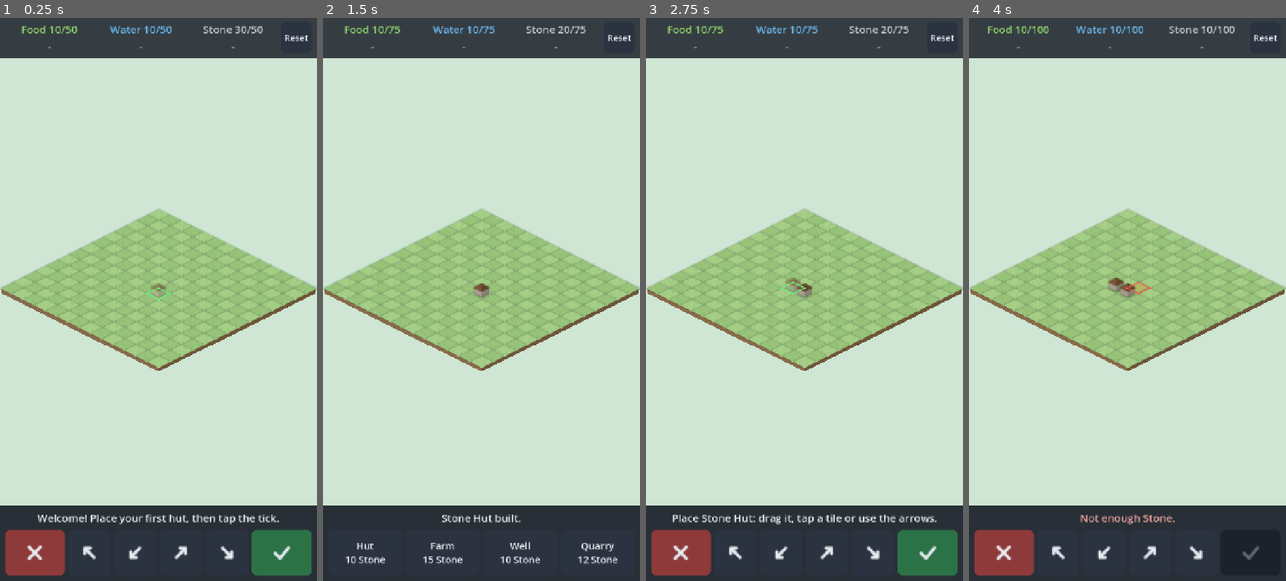
Above: before the commit, frames 1-4 (left to right).
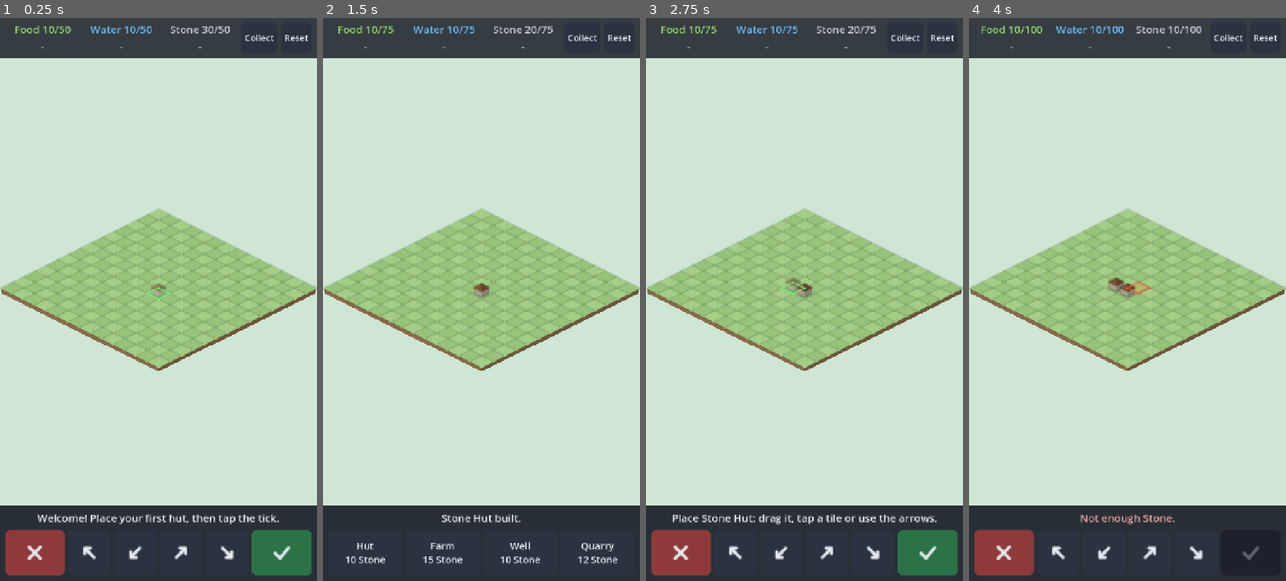
Above: after the commit, the same moments.

Repository: DenizErhan/community-world
Game: Godot game, scene res://main.tscn
The game is run twice, just before and just after one commit, with the same random seed, the same clock (stepped at 60 frames per second) and the same inputs.
Inputs (mouse positions are in pixels of both pictures, inside the frame that each line leads up to):
- Up to frame 1 (0.25 s): no input
- Up to frame 2 (1.5 s): click (582, 34) at 0.5 s, where only the run after the commit has a clickable "Collect"; click (605, 552) at 1.25 s
- Up to frame 3 (2.75 s): click "Hut 10 Stone" at 2 s
- Up to frame 4 (4 s): click (1251, 552) at 2.75 s; click "Farm 15 Stone" at 3.5 s

The runs differ from the first frame. In frame 1, 0.7% of the frame differs, in the area x 4-87%, y 1-6%; in frame 2, 0.7%; in frame 3, 0.7%; in frame 4, 0.7%.

Commit message:
Add collect loop and building upgrades
Buildings now store their own output (badge to collect, Collect-all button);
levels 1-3 raise output, store size and Hut storage, driven by buildings.json.
Age-up requirements are data only for now. Saves keep levels and stores.

Co-Authored-By: Claude Sonnet 5.5 <noreply@anthropic.com>
Claude-Session: https://claude.ai/code/session_016ros76NVFMTGyZbCKn3eVg

Diff:
--- a/data/buildings.json
+++ b/data/buildings.json
@@ -8,6 +8,23 @@
   },
   "base_capacity": 50,
   "max_offline_hours": 8,
+  "bucket_seconds": 120,
+  "upgrade": {
+    "max_level": 3,
+    "cost_growth": 1.8,
+    "prod_growth": 1.5,
+    "capacity_growth": 2.0,
+    "bucket_growth": 1.6
+  },
+  "age_up": {
+    "next": "iron",
+    "requires": {
+      "hut": 2,
+      "farm": 2,
+      "well": 2,
+      "quarry": 2
+    }
+  },
   "start": {
     "food": 10,
     "water": 10,
--- a/data/locales/en.json
+++ b/data/locales/en.json
@@ -14,6 +14,8 @@
 
   "ui.reset": "Reset",
   "ui.reset_confirm": "Sure?",
+  "ui.collect_all": "Collect",
+  "ui.level_mark": "Lv {n}",
   "ui.res_line": "{name} {cur}/{cap}",
   "ui.rate": "+{rate}/s",
   "ui.no_rate": "-",
@@ -23,7 +25,9 @@
   "info.produces": "+{rate} {res}/s",
   "info.storage": "storage +{n}",
   "info.join": ", ",
-  "info.line": "{name}: {details}",
+  "info.holds": "holds {n}",
+  "info.selected": "{name}, level {lv}/{max}: {details}",
+  "info.next_level": "Level {lv}: {details}. Upgrade costs {cost}.",
 
   "place.new": "Place {name}: drag it, tap a tile or use the arrows.",
   "place.move": "Moving {name} ({details}).",
@@ -34,10 +38,16 @@
   "toast.need_building": "Build a {name} first.",
   "toast.not_enough": "Not enough {res}.",
   "toast.built": "{name} built.",
-  "toast.upgrade_soon": "Upgrades are not available yet.",
+  "toast.upgraded": "{name} upgraded to level {lv}.",
+  "toast.upgrade_cost": "Upgrade costs {cost}.",
+  "toast.upgrade_needs": "Upgrade your {name} to level {n} first.",
+  "toast.max_level": "{name} is at the highest level.",
+  "toast.collected": "Collected: {gains}",
+  "toast.storage_full": "Storage is full. Spend some resources or upgrade the Hut.",
+  "toast.nothing_to_collect": "Nothing to collect yet.",
   "toast.confirm_remove": "Tap the bin again to remove {name}. You get back 50%: {refund}.",
   "toast.removed": "{name} removed. 50% refunded: {refund}.",
   "toast.reset_done": "Village reset.",
-  "toast.offline": "While you were away: {gains}",
+  "toast.offline": "While you were away your buildings made: {gains}. Tap the badges to collect.",
   "toast.offline_part": "+{n} {res}"
 }
--- a/design/tokens.json
+++ b/design/tokens.json
@@ -139,6 +139,14 @@
       "confirm_stretch": 1.4,
       "view_margin": 90
     },
+    "badge": {
+      "note": "Collect badge floating over a building that holds output; constant size on screen.",
+      "radius": 26,
+      "lift": 100,
+      "ring": 4,
+      "font": 22,
+      "level_font": 18
+    },
     "actionbar": {
       "note": "Tapping a building selects it and shows these four actions under it: info, move, upgrade, remove. Remove needs a second tap.",
       "button": 84,
--- a/main.gd
+++ b/main.gd
@@ -44,6 +44,15 @@
 var stock: Dictionary = {}       # kaynak id -> float
 var rates: Dictionary = {}       # resource id -> production per second
 var caps: Dictionary = {}        # resource id -> storage cap
+
+# Per-building state (keyed by tile like `buildings`): upgrade level and uncollected output.
+var levels: Dictionary = {}      # tile -> level (1 = default)
+var bucket: Dictionary = {}      # tile -> {resource: amount waiting to be collected}
+var bucket_seconds: float = 120.0
+var upg: Dictionary = {}         # default upgrade rules from buildings.json
+var age_up: Dictionary = {}
+var btn_upgrade: Button
+var collect_btn: Button
 
 # Selection: tapping a building selects it and shows an action menu under it.
 var sel_tile: Vector2i = Vector2i(-1, -1)
@@ -131,6 +140,9 @@
 	grid_h = int(g.get("h", 14))
 	base_capacity = float(cfg.get("base_capacity", 50))
 	max_offline = float(cfg.get("max_offline_hours", 8)) * 3600.0
+	bucket_seconds = float(cfg.get("bucket_seconds", 120))
+	upg = cfg.get("upgrade", {})
+	age_up = cfg.get("age_up", {})
 	res_defs = cfg.get("resources", {})
 	start_stock = cfg.get("start", {})
 	for b in cfg.get("buildings", []):
@@ -193,16 +205,141 @@
 		rates[r] = 0.0
 		caps[r] = base_capacity
 	for t in buildings:
-		var d: Dictionary = defs[buildings[t]]
-		var prod: Dictionary = d.get("produces", {})
-		for r in prod:
-			rates[r] = float(rates[r]) + float(prod[r])
-		var cap_add: float = float(d.get("capacity", 0))
+		var id: String = buildings[t]
+		for r in defs[id].get("produces", {}):
+			rates[r] = float(rates[r]) + _rate_at(id, _level(t), r)
+		var cap_add := _capacity_at(id, _level(t))
 		if cap_add > 0.0:
 			for r in res_defs:
 				caps[r] = float(caps[r]) + cap_add
 	for r in res_defs:
 		stock[r] = minf(float(stock[r]), float(caps[r]))
+
+
+# ---------------------------------------------------------------- levels (data-driven, buildings.json)
+
+## A building's own "upgrade" block overrides the global defaults.
+func _up(id: String, key: String) -> float:
+	return float(defs[id].get("upgrade", {}).get(key, upg.get(key, 1.0)))
+
+
+func _level(t: Vector2i) -> int:
+	return int(levels.get(t, 1))
+
+
+func _max_level(id: String) -> int:
+	return int(_up(id, "max_level"))
+
+
+func _rate_at(id: String, lv: int, r: String) -> float:
+	return float(defs[id].get("produces", {}).get(r, 0.0)) * pow(_up(id, "prod_growth"), lv - 1)
+
+
+func _capacity_at(id: String, lv: int) -> float:
+	return float(defs[id].get("capacity", 0)) * pow(_up(id, "capacity_growth"), lv - 1)
+
+
+## How much of one resource a building can hold before you collect it.
+func _bucket_cap_at(id: String, lv: int, r: String) -> float:
+	return float(defs[id].get("produces", {}).get(r, 0.0)) * bucket_seconds * pow(_up(id, "bucket_growth"), lv - 1)
+
+
+## Cost to go from level `lv` to `lv + 1`.
+func _upgrade_cost(id: String, lv: int) -> Dictionary:
+	var out := {}
+	var cost: Dictionary = defs[id].get("cost", {})
+	for r in cost:
+		out[r] = ceilf(float(cost[r]) * pow(_up(id, "cost_growth"), lv))
+	return out
+
+
+## Everything spent on a building so far (build + upgrades).
+func _invested(id: String, lv: int) -> Dictionary:
+	var out: Dictionary = defs[id].get("cost", {}).duplicate()
+	for l in range(1, lv):
+		var c := _upgrade_cost(id, l)
+		for r in c:
+			out[r] = float(out.get(r, 0.0)) + float(c[r])
+	return out
+
+
+func _best_level(id: String) -> int:
+	var best := 0
+	for t in buildings:
+		if buildings[t] == id:
+			best = maxi(best, _level(t))
+	return best
+
+
+## Age-up needs certain buildings at certain levels. Returns [{id, have, need}].
+func _age_progress() -> Array:
+	var out: Array = []
+	var req: Dictionary = age_up.get("requires", {})
+	for id in req:
+		out.append({"id": id, "have": _best_level(id), "need": int(req[id])})
+	return out
+
+
+func _age_ready() -> bool:
+	for e in _age_progress():
+		if int(e["have"]) < int(e["need"]):
+			return false
+	return not age_up.is_empty()
+
+
+func _bucket_total(t: Vector2i) -> float:
+	var n := 0.0
+	for r in bucket.get(t, {}):
+		n += float(bucket[t][r])
+	return n
+
+
+## Moves uncollected output into village storage (as much as fits). Returns what was taken.
+func _collect(t: Vector2i) -> Dictionary:
+	var got := {}
+	if not bucket.has(t):
+		return got
+	var b: Dictionary = bucket[t]
+	for r in b:
+		var take := minf(float(b[r]), float(caps[r]) - float(stock[r]))
+		take = floorf(take) if take < float(b[r]) else take
+		if take > 0.0:
+			stock[r] = float(stock[r]) + take
+			b[r] = float(b[r]) - take
+			got[r] = take
+	return got
+
+
+func _gains_text(got: Dictionary) -> String:
+	var parts: PackedStringArray = []
+	for r in got:
+		if float(got[r]) >= 1.0:
+			parts.append(Loc.t("toast.offline_part", {"n": int(float(got[r])), "res": _rname(r)}))
+	return Loc.t("info.join").join(parts)
+
+
+func _collect_and_report(tiles: Array) -> void:
+	var total := {}
+	var waiting := 0.0
+	for t in tiles:
+		var got := _collect(t)
+		for r in got:
+			total[r] = float(total.get(r, 0.0)) + float(got[r])
+		waiting += _bucket_total(t)
+	_update_hud()
+	queue_redraw()
+	var txt := _gains_text(total)
+	if txt != "":
+		_toast(Loc.t("toast.collected", {"gains": txt}))
+		_save_game()
+	elif waiting >= 1.0:
+		_toast(Loc.t("toast.storage_full"))
+	else:
+		_toast(Loc.t("toast.nothing_to_collect"))
+
+
+func _collect_all() -> void:
+	_collect_and_report(buildings.keys())
 
 
 func _rname(r: String) -> String:
@@ -254,14 +391,12 @@
 func _process(delta: float) -> void:
 	if not ready_ok:
 		return
-	for r in rates:
-		var rate: float = rates[r]
-		if rate > 0.0:
-			stock[r] = minf(float(caps[r]), float(stock[r]) + rate * delta)
+	_produce(delta)
 	hud_timer += delta
 	if hud_timer >= 0.2:
 		hud_timer = 0.0
 		_update_hud()
+		queue_redraw()   # collect badges grow over time
 	save_timer += delta
 	if save_timer >= 5.0:
 		save_timer = 0.0
@@ -277,6 +412,19 @@
 	_position_menu()
 
 
+func _produce(delta: float) -> void:
+	for t in buildings:
+		var id: String = buildings[t]
+		var prod: Dictionary = defs[id].get("produces", {})
+		if prod.is_empty():
+			continue
+		var b: Dictionary = bucket.get(t, {})
+		var lv := _level(t)
+		for r in prod:
+			b[r] = minf(_bucket_cap_at(id, lv, r), float(b.get(r, 0.0)) + _rate_at(id, lv, r) * delta)
+		bucket[t] = b
+
+
 func _tap(t: Vector2i) -> void:
 	if pending_id != "":
 		if _in_grid(t):
@@ -296,6 +444,9 @@
 	sel_tile = t
 	action_menu.visible = true
 	_position_menu()
+	var id: String = buildings[t]
+	_toast(Loc.t("info.selected", {"name": _bname(id), "lv": _level(t), "max": _max_level(id), "details": _details(id, _level(t))}))
+	_refresh_menu()
 	queue_redraw()
 
 
@@ -337,10 +488,34 @@
 	action_menu.position = pos
 
 
+func _refresh_menu() -> void:
+	if btn_upgrade == null or not buildings.has(sel_tile):
+		return
+	var id: String = buildings[sel_tile]
+	var lv := _level(sel_tile)
+	var ok := lv < _max_level(id) and _afford(_upgrade_cost(id, lv)) and _upgrade_blocker(id, lv) == ""
+	btn_upgrade.modulate = Color.WHITE if ok else _ucol("button_unaffordable_tint")
+
+
+## Empty = can upgrade (apart from cost). Non-hut buildings cannot pass the level of the building they require.
+func _upgrade_blocker(id: String, lv: int) -> String:
+	if lv >= _max_level(id):
+		return Loc.t("toast.max_level", {"name": _bname(id)})
+	var req: String = String(defs[id].get("requires", ""))
+	if req != "" and _best_level(req) < lv + 1:
+		return Loc.t("toast.upgrade_needs", {"name": _bname(req), "n": lv + 1})
+	return ""
+
+
 func _on_info_pressed() -> void:
-	if buildings.has(sel_tile):
-		var id: String = buildings[sel_tile]
-		_toast(Loc.t("info.line", {"name": _bname(id), "details": _details(id)}))
+	if not buildings.has(sel_tile):
+		return
+	var id: String = buildings[sel_tile]
+	var lv := _level(sel_tile)
+	if lv >= _max_level(id):
+		_toast(Loc.t("toast.max_level", {"name": _bname(id)}))
+	else:
+		_toast(Loc.t("info.next_level", {"lv": lv + 1, "details": _details(id, lv + 1), "cost": _cost_text(_upgrade_cost(id, lv))}))
 
 
 func _on_move_pressed() -> void:
@@ -351,7 +526,28 @@
 
 
 func _on_upgrade_pressed() -> void:
-	_toast(Loc.t("toast.upgrade_soon"))
+	if not buildings.has(sel_tile):
+		return
+	var id: String = buildings[sel_tile]
+	var lv := _level(sel_tile)
+	var blocked := _upgrade_blocker(id, lv)
+	if blocked != "":
+		_toast(blocked)
+		return
+	var cost := _upgrade_cost(id, lv)
+	for r in cost:
+		if float(stock.get(r, 0.0)) < float(cost[r]):
+			_toast(Loc.t("toast.upgrade_cost", {"cost": _cost_text(cost)}))
+			return
+	for r in cost:
+		stock[r] = float(stock[r]) - float(cost[r])
+	levels[sel_tile] = lv + 1
+	_recalc()
+	_update_hud()
+	_save_game()
+	_toast(Loc.t("toast.upgraded", {"name": _bname(id), "lv": lv + 1}))
+	_refresh_menu()
+	queue_redraw()
 
 
 func _on_remove_pressed() -> void:
@@ -366,7 +562,7 @@
 	var red := _ucol("button_cancel")
 	btn_remove.add_theme_stylebox_override("normal", _button_style(red))
 	btn_remove.add_theme_stylebox_override("hover", _button_style(red))
-	_toast(Loc.t("toast.confirm_remove", {"name": _bname(buildings[sel_tile]), "refund": _cost_text(_refund_of(buildings[sel_tile]))}))
+	_toast(Loc.t("toast.confirm_remove", {"name": _bname(buildings[sel_tile]), "refund": _cost_text(_refund_of(buildings[sel_tile], _level(sel_tile)))}))
 
 
 func _place(t: Vector2i, id: String) -> void:
@@ -379,6 +575,8 @@
 	for r in cost:
 		stock[r] = float(stock[r]) - float(cost[r])
 	buildings[t] = id
+	levels[t] = 1
+	bucket.erase(t)
 	_recalc()
 	_update_hud()
 	_save_game()
@@ -388,34 +586,37 @@
 func _remove_at(t: Vector2i) -> void:
 	if not buildings.has(t):
 		return
-	var buildings_id_removed: String = buildings[t]
-	var d: Dictionary = defs[buildings_id_removed]
-	var cost: Dictionary = d.get("cost", {})
-	for r in cost:
-		stock[r] = float(stock[r]) + floorf(float(cost[r]) * 0.5)
+	var id: String = buildings[t]
+	_collect(t)   # whatever fits in storage is kept; the rest is lost with the building
+	var refund := _refund_of(id, _level(t))
+	for r in refund:
+		stock[r] = float(stock[r]) + float(refund[r])
 	buildings.erase(t)
+	levels.erase(t)
+	bucket.erase(t)
 	_recalc()
 	_update_hud()
 	_save_game()
-	_toast(Loc.t("toast.removed", {"name": _bname(buildings_id_removed), "refund": _cost_text(_refund_of(buildings_id_removed))}))
-
-
-## Half of the build cost, rounded down: what demolishing gives back.
-func _refund_of(id: String) -> Dictionary:
+	_toast(Loc.t("toast.removed", {"name": _bname(id), "refund": _cost_text(refund)}))
+
+
+## Half of everything spent on the building (build + upgrades), rounded down.
+func _refund_of(id: String, lv: int = 1) -> Dictionary:
 	var out := {}
-	var cost: Dictionary = defs[id].get("cost", {})
-	for r in cost:
-		out[r] = floorf(float(cost[r]) * 0.5)
+	var spent := _invested(id, lv)
+	for r in spent:
+		out[r] = floorf(float(spent[r]) * 0.5)
 	return out
 
 
-func _details(id: String) -> String:
+func _details(id: String, lv: int = 1) -> String:
 	var d: Dictionary = defs[id]
 	var parts: PackedStringArray = []
 	var prod: Dictionary = d.get("produces", {})
 	for r in prod:
-		parts.append(Loc.t("info.produces", {"rate": "%.1f" % float(prod[r]), "res": _rname(r)}))
-	var cap_add: float = float(d.get("capacity", 0))
+		parts.append(Loc.t("info.produces", {"rate": "%.1f" % _rate_at(id, lv, r), "res": _rname(r)}))
+		parts.append(Loc.t("info.holds", {"n": int(_bucket_cap_at(id, lv, r))}))
+	var cap_add := _capacity_at(id, lv)
 	if cap_add > 0.0:
 		parts.append(Loc.t("info.storage", {"n": int(cap_add)}))
 	return Loc.t("info.join").join(parts)
@@ -511,6 +712,11 @@
 		if t != from:
 			buildings.erase(from)
 			buildings[t] = id
+			levels[t] = _level(from)
+			levels.erase(from)
+			if bucket.has(from):
+				bucket[t] = bucket[from]
+				bucket.erase(from)
 			_save_game()
 			_toast(Loc.t("toast.moved", {"name": _bname(id)}))
 	else:
@@ -590,6 +796,8 @@
 func _reset_game() -> void:
 	_end_place()
 	buildings.clear()
+	levels.clear()
+	bucket.clear()
 	for r in res_defs:
 		stock[r] = float(start_stock.get(r, 0))
 	_deselect()
@@ -689,7 +897,12 @@
 							grab_offset = pending_tile - _world_to_tile(w)
 			else:
 				if dragging and drag_moved < TAP_SLOP and not ghost_dragged:
-					_tap(_pick_tile(get_canvas_transform().affine_inverse() * mb.position))
+					var w := get_canvas_transform().affine_inverse() * mb.position
+					var bt := _badge_at(w) if pending_id == "" else Vector2i(-1, -1)
+					if bt.x >= 0:
+						_collect_and_report([bt])
+					else:
+						_tap(_pick_tile(w))
 				dragging = false
 				ghost_grab = false
 	elif event is InputEventMouseMotion:
@@ -736,6 +949,57 @@
 	draw_texture_rect(tex, Rect2(c - sprite_anchor, sprite_canvas), false, Color(1, 1, 1, alpha))
 
 
+func _badge_centre(t: Vector2i) -> Vector2:
+	return _tile_center(t.x, t.y) + Vector2(0, -float(tok["ui"]["badge"]["lift"]))
+
+
+## The building whose collect badge is under the pointer, or (-1, -1).
+func _badge_at(world: Vector2) -> Vector2i:
+	var rad := float(tok["ui"]["badge"]["radius"]) + 6.0
+	var xf := get_canvas_transform()
+	var p := xf * world
+	var best := Vector2i(-1, -1)
+	var best_d := INF
+	for t in buildings:
+		if _bucket_total(t) < 1.0 or t == moving_from:
+			continue
+		var d := p.distance_to(xf * _badge_centre(t))
+		if d <= rad and d < best_d:
+			best = t
+			best_d = d
+	return best
+
+
+## Collect badges and level marks: drawn after the tiles (never hidden) and at a constant size on screen.
+func _draw_marks() -> void:
+	var bd: Dictionary = tok["ui"]["badge"]
+	var z := cam.zoom.x
+	var font := ThemeDB.fallback_font
+	var rad := float(bd["radius"])
+	var fs := int(bd["font"])
+	for t in buildings:
+		if t == moving_from:
+			continue
+		var id: String = buildings[t]
+		var c := _tile_center(t.x, t.y)
+		if _level(t) >= 2:
+			draw_set_transform(c + Vector2(TW * 0.30, 6), 0.0, Vector2(1, 1) / z)
+			var lt := Loc.t("ui.level_mark", {"n": _level(t)})
+			var lfs := int(bd["level_font"])
+			draw_string_outline(font, Vector2.ZERO, lt, HORIZONTAL_ALIGNMENT_LEFT, -1, lfs, 6, Color(0, 0, 0, 0.8))
+			draw_string(font, Vector2.ZERO, lt, HORIZONTAL_ALIGNMENT_LEFT, -1, lfs, _ucol("text"))
+		var tot := _bucket_total(t)
+		if tot >= 1.0:
+			var prod: Dictionary = defs[id].get("produces", {})
+			var res := String(prod.keys()[0]) if prod.size() > 0 else "stone"
+			var full := tot >= _bucket_cap_at(id, _level(t), res) - 0.01
+			draw_set_transform(_badge_centre(t), 0.0, Vector2(1, 1) / z)
+			draw_circle(Vector2.ZERO, rad, _ucol("panel_bottom"))
+			draw_arc(Vector2.ZERO, rad - 2.0, 0.0, TAU, 28, _ucol("resource_" + res), float(bd["ring"]) * (1.6 if full else 1.0))
+			draw_string(font, Vector2(-rad, fs * 0.35), str(int(tot)), HORIZONTAL_ALIGNMENT_CENTER, rad * 2.0, fs, _ucol("text"))
+	draw_set_transform(Vector2.ZERO, 0.0, Vector2.ONE)
+
+
 func _draw() -> void:
 	if not ready_ok and defs.is_empty():
 		return
@@ -762,6 +1026,7 @@
 			if pending_id != "" and t == pending_tile:
 				_draw_building(c, pending_id, float(tok["ui"]["world"]["ghost_alpha"]))
 
+	_draw_marks()
 	if pending_id != "":
 		if moving_from.x >= 0 and moving_from != pending_tile:
 			_outline(_tile_center(moving_from.x, moving_from.y), _wcol("hover_dim"))
@@ -839,6 +1104,11 @@
 		l.mouse_filter = Control.MOUSE_FILTER_IGNORE
 		row.add_child(l)
 		res_labels[r] = l
+	collect_btn = Button.new()
+	collect_btn.text = Loc.t("ui.collect_all")
+	collect_btn.add_theme_font_size_override("font_size", int(tok["ui"]["font_size"]["small"]))
+	collect_btn.pressed.connect(_collect_all)
+	row.add_child(collect_btn)
 	reset_btn = Button.new()
 	reset_btn.text = Loc.t("ui.reset")
 	reset_btn.add_theme_font_size_override("font_size", int(tok["ui"]["font_size"]["small"]))
@@ -906,6 +1176,8 @@
 		amr.add_child(mb)
 		if a[0] == "remove":
 			btn_remove = mb
+		elif a[0] == "upgrade":
+			btn_upgrade = mb
 
 	var group := ButtonGroup.new()
 	group.allow_unpress = true
@@ -987,6 +1259,7 @@
 		var ok: bool = _afford(d.get("cost", {})) and not locked
 		b.modulate = Color.WHITE if ok else _ucol("button_unaffordable_tint")
 	_refresh_place_ui()
+	_refresh_menu()
 
 
 ## Show text on the info line and keep it there (no fade) while a ghost is being placed.
@@ -1029,7 +1302,7 @@
 		return
 	var b: Array = []
 	for t in buildings:
-		b.append([t.x, t.y, buildings[t]])
+		b.append([t.x, t.y, buildings[t], _level(t), bucket.get(t, {})])
 	var data := {
 		"v": 1,
 		"t": Time.get_unix_time_from_system(),
@@ -1050,10 +1323,21 @@
 		return
 	var data: Dictionary = parsed
 	buildings.clear()
+	levels.clear()
+	bucket.clear()
 	for e in data.get("b", []):
 		var id := String(e[2])
 		if defs.has(id):
-			buildings[Vector2i(int(e[0]), int(e[1]))] = id
+			var tile := Vector2i(int(e[0]), int(e[1]))
+			buildings[tile] = id
+			if e.size() >= 4:
+				levels[tile] = clampi(int(e[3]), 1, _max_level(id))
+			if e.size() >= 5 and typeof(e[4]) == TYPE_DICTIONARY:
+				var bk := {}
+				for r in e[4]:
+					if res_defs.has(r):
+						bk[r] = minf(float(e[4][r]), _bucket_cap_at(id, _level(tile), r))
+				bucket[tile] = bk
 	var st: Dictionary = data.get("stock", {})
 	for r in res_defs:
 		if st.has(r):
@@ -1063,14 +1347,20 @@
 		cam.position = Vector2(float(cp[0]), float(cp[1]))
 		_set_zoom(float(cp[2]))
 	_recalc()
-	# Offline accumulation (GDD: a plot stores at most ~8 hours of production)
+	# Offline accumulation: buildings keep producing into their own stores (up to their capacity)
 	var dt := clampf(Time.get_unix_time_from_system() - float(data.get("t", 0)), 0.0, max_offline)
 	if dt > 30.0:
-		var gained: PackedStringArray = []
-		for r in res_defs:
-			var add := minf(float(caps[r]) - float(stock[r]), float(rates[r]) * dt)
-			if add >= 1.0:
-				stock[r] = float(stock[r]) + add
-				gained.append(Loc.t("toast.offline_part", {"n": int(add), "res": _rname(r)}))
-		if gained.size() > 0:
-			_toast(Loc.t("toast.offline", {"gains": Loc.t("info.join").join(gained)}))
+		var made := {}
+		for t in buildings:
+			var id: String = buildings[t]
+			var b: Dictionary = bucket.get(t, {})
+			for r in defs[id].get("produces", {}):
+				var cur := float(b.get(r, 0.0))
+				var add := minf(_bucket_cap_at(id, _level(t), r) - cur, _rate_at(id, _level(t), r) * dt)
+				if add > 0.0:
+					b[r] = cur + add
+					made[r] = float(made.get(r, 0.0)) + add
+			bucket[t] = b
+		var txt := _gains_text(made)
+		if txt != "":
+			_toast(Loc.t("toast.offline", {"gains": txt}))
--- a/tools/smoke_test.gd
+++ b/tools/smoke_test.gd
@@ -87,9 +87,18 @@
 	print("Production and storage")
 	var before: float = main.stock["stone"]
 	main._process(10.0)
-	check(absf(float(main.stock["stone"]) - before - 5.0) < 0.5, "quarry produced +5 stone in 10 s")
+	check(float(main.stock["stone"]) == before, "production does not go straight into storage")
+	check(absf(float(main.bucket[Vector2i(7, 6)]["stone"]) - 5.0) < 0.01, "quarry holds +5 stone after 10 s")
+	main._collect_and_report([Vector2i(7, 6)])
+	check(absf(float(main.stock["stone"]) - before - 5.0) < 0.5, "collecting moves +5 stone into storage")
+	check(main._bucket_total(Vector2i(7, 6)) < 0.01, "the building is empty after collecting")
 	main._process(100000.0)
-	check(float(main.stock["stone"]) <= float(main.caps["stone"]) + 0.001, "stock never exceeds the cap")
+	var cap_b: float = main._bucket_cap_at("quarry", 1, "stone")
+	check(absf(float(main.bucket[Vector2i(7, 6)]["stone"]) - cap_b) < 0.01 and cap_b == 60.0, "a building stops producing when its store is full (120 s of output)")
+	main.stock["stone"] = 40.0
+	main._collect_all()
+	check(float(main.stock["stone"]) <= float(main.caps["stone"]) + 0.001, "storage never exceeds the cap")
+	check(float(main.stock["stone"]) >= float(main.caps["stone"]) - 1.0 and main._bucket_total(Vector2i(7, 6)) > 0.0, "what does not fit stays in the building")
 	check(float(main.caps["stone"]) == 75.0, "hut raised storage 50 -> 75")
 
 	print("Tapping a building")
@@ -155,6 +164,50 @@
 	check(main._refund_of("quarry")["stone"] == 6.0, "refund is half the cost, e.g. 6 of the quarry's 12 stone")
 	main._on_remove_pressed()
 	check(not main.buildings.has(Vector2i(9, 9)) and main.sel_tile == Vector2i(-1, -1), "second Remove tap demolishes the quarry")
+
+	print("Upgrades")
+	main.buildings[Vector2i(3, 3)] = "hut"
+	main.buildings[Vector2i(4, 3)] = "farm"
+	main.levels[Vector2i(3, 3)] = 1
+	main.levels[Vector2i(4, 3)] = 1
+	main._recalc()
+	main.stock["stone"] = 70.0
+	main._tap(Vector2i(4, 3))
+	main._on_upgrade_pressed()
+	check(main._level(Vector2i(4, 3)) == 1, "a building cannot pass the level of the hut it needs")
+	check(main._upgrade_cost("hut", 1)["stone"] == 18.0, "hut level 2 costs 18 stone (10 x 1.8)")
+	main._tap(Vector2i(3, 3))
+	main._on_upgrade_pressed()
+	check(main._level(Vector2i(3, 3)) == 2 and absf(float(main.stock["stone"]) - 52.0) < 0.01, "upgrading the hut costs 18 stone and raises its level")
+	check(float(main.caps["stone"]) == 50.0 + 25.0 + 50.0, "hut level 2 doubles its storage bonus (25 -> 50)")
+	main._tap(Vector2i(4, 3))
+	main._on_upgrade_pressed()
+	check(main._level(Vector2i(4, 3)) == 2, "farm can now reach level 2")
+	check(absf(main._rate_at("farm", 2, "food") - 0.6) < 0.001 and absf(float(main.rates["food"]) - 0.6) < 0.001, "farm level 2 produces 1.5x")
+	check(main._bucket_cap_at("farm", 2, "food") > main._bucket_cap_at("farm", 1, "food"), "a higher level holds more output")
+	main.stock["stone"] = 70.0
+	main._tap(Vector2i(3, 3))
+	main._on_upgrade_pressed()
+	main.stock["stone"] = 70.0
+	main._on_upgrade_pressed()
+	check(main._level(Vector2i(3, 3)) == 3, "hut stops at the maximum level")
+	main.stock["stone"] = 0.0
+	main._tap(Vector2i(4, 3))
+	main._on_upgrade_pressed()
+	check(main._level(Vector2i(4, 3)) == 2, "upgrade needs the resources")
+	main.stock["stone"] = 70.0
+	main._on_upgrade_pressed()
+	check(main._level(Vector2i(4, 3)) == 3, "farm reaches level 3")
+	var refund: Dictionary = main._refund_of("farm", 3)
+	check(float(refund["stone"]) == floorf((15.0 + 27.0 + 49.0) * 0.5), "removing refunds half of everything invested, upgrades included")
+	main._save_game()
+	var main3: Node2D = (load("res://main.tscn") as PackedScene).instantiate()
+	root.add_child(main3)
+	await process_frame
+	check(main3._level(Vector2i(3, 3)) == 3 and main3._level(Vector2i(4, 3)) == 3, "levels are saved and restored")
+	main3.queue_free()
+	check(not main._age_ready(), "age-up is not ready until the required levels are reached")
+	check(main._age_progress().size() == 4, "age-up lists its four requirements")
 
 	print("Design system")
 	var tokens_ok: bool = main.tok.has("ages") and main.tok["ages"].has(main.age)
